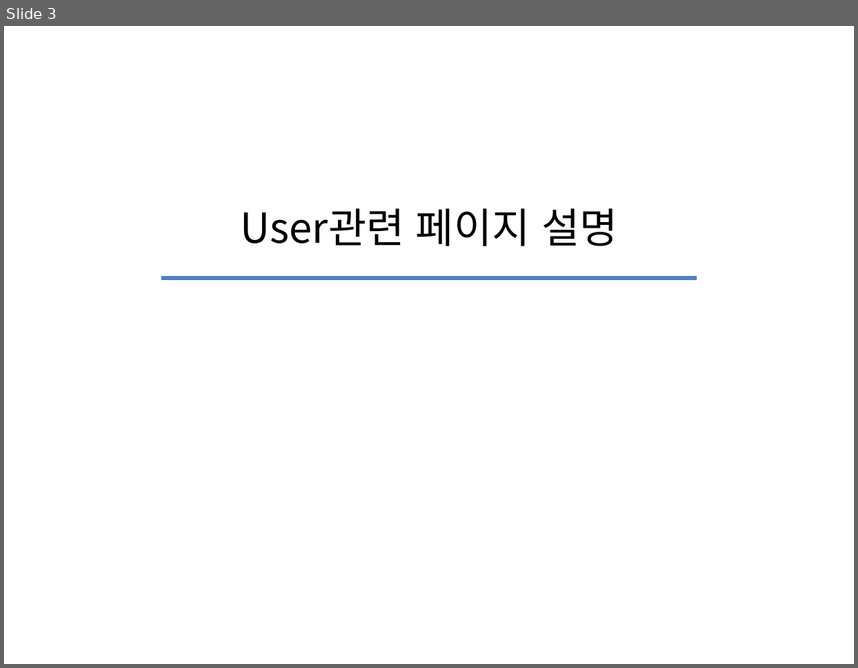
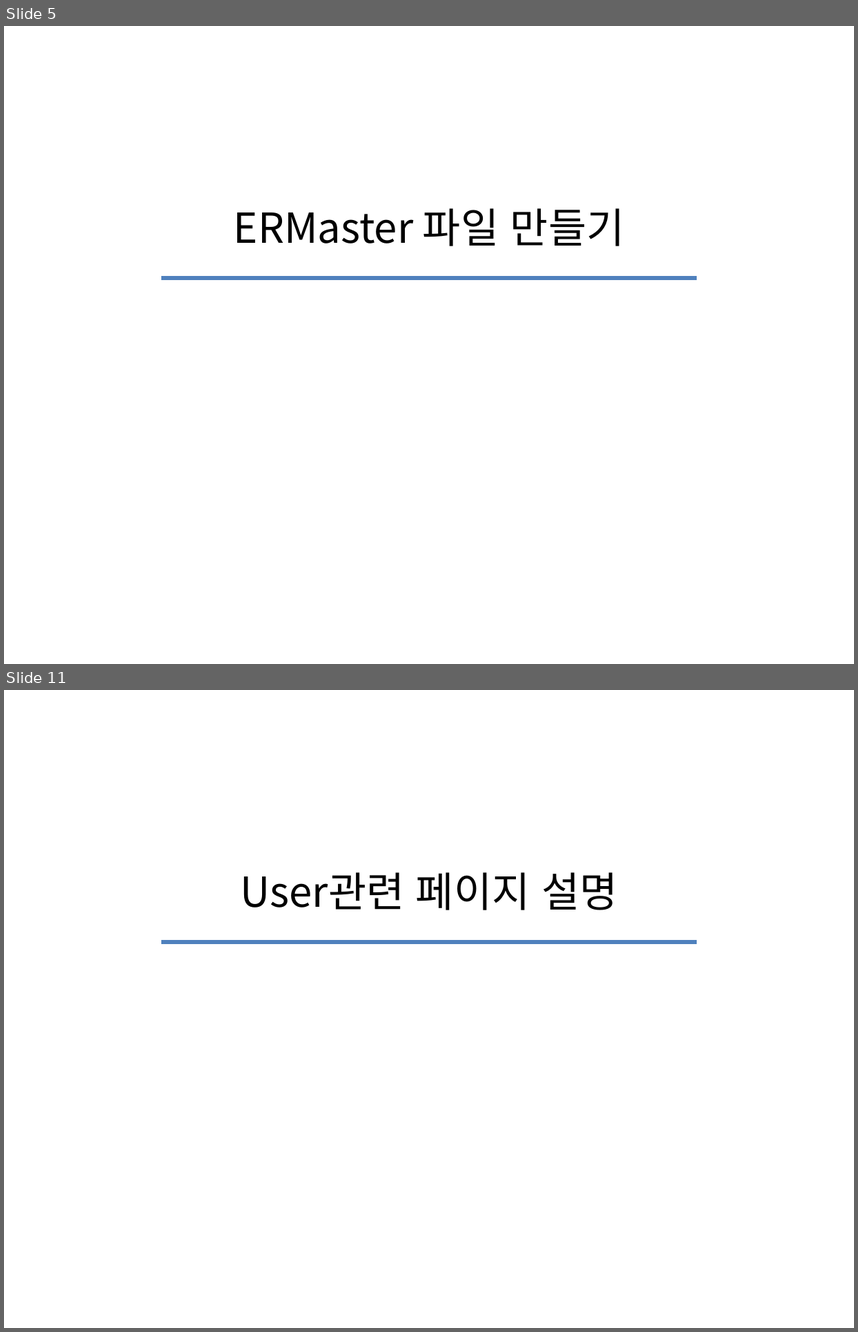
Before and after one commit to moon70717/iot_spring, a slide deck: iot_spring2/src/main/webapp/WEB-INF/views/db/main/iot_study2.pptx. Shown one above the other, each under a label of ours: slide 3 before the commit, slides 5 and 11 after it; the slides between them are not shown. The pictures are 858x668 and 858x1332 pixels, drawn with LibreOffice and Linux fonts; fonts in the diff are those of the drawing. Boxes give left, top, right and bottom in pixels: in the first picture for what was removed or moved away, otherwise in the second. Text is boxed around its words. In the diff, an @@ line names an element or a change of style, - is before the commit and + after.

```diff
--- a/iot_spring2/src/main/webapp/WEB-INF/views/db/main/iot_study2.pptx
+++ b/iot_spring2/src/main/webapp/WEB-INF/views/db/main/iot_study2.pptx
@@ slide 5 added at (x1=4, y1=26, x2=854, y2=664), background #FFFFFF @@
@@ text added at (x1=234, y1=208, x2=624, y2=246), 35 pt, text #000000 @@
+ERMaster 파일 만들기
@@ line added from (161, 278) to (697, 278), #4F81BD 3 pt @@
@@ what was slide 3 is now slide 11 @@
```
Also in this commit, not shown: 1 slide changed, 8 other slides added, 1 slide removed, 6 other files.
